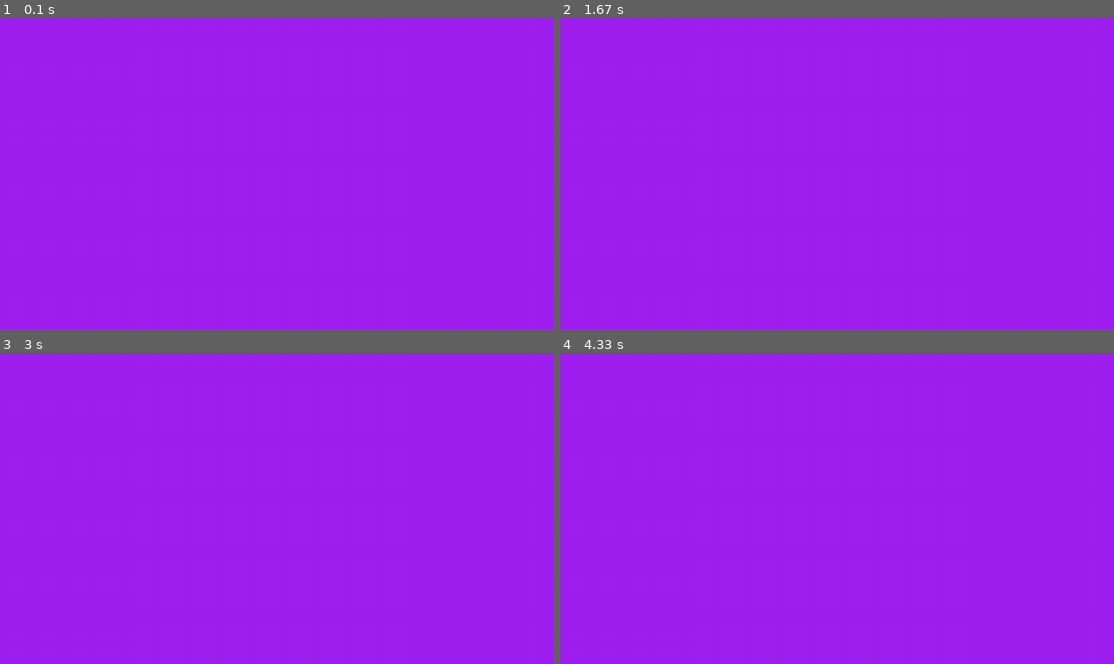
Above: before the commit, frames 1-4 (two rows, left to right).
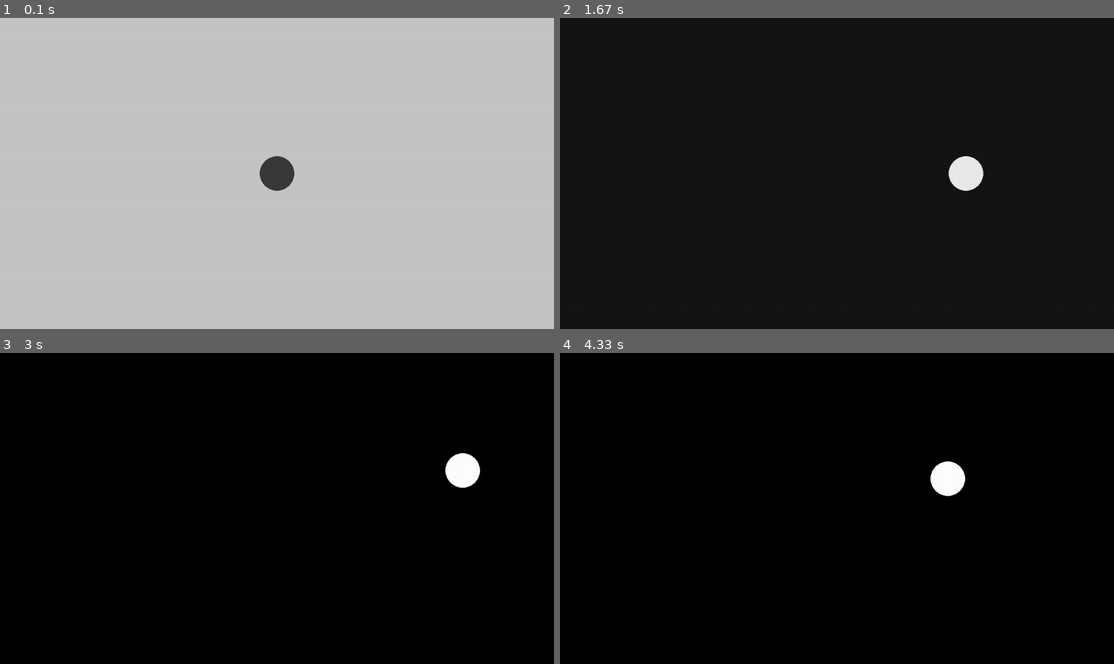
Above: after the commit, the same moments.

Repository: hen43/pygame
Game: pygame game, started from game.py
Same seed, same stepped clock (60 frames per second), same inputs: the game is played once before the commit and once after it.
Inputs:
- Up to frame 1 (0.1 s): no input
- Up to frame 2 (1.67 s): hold Space 0.33-0.8 s; hold D 0.33-0.8 s; tap Space at 0.83 s; hold D 1.17-1.63 s
- Up to frame 3 (3 s): hold W 1.67-1.97 s; hold D 2-2.47 s; hold A from 2.5 s (still down)
- Up to frame 4 (4.33 s): release A at 3.03 s; hold S 3.07-3.37 s; hold A 3.4-3.8 s; hold W 3.83-4.2 s; hold D from 4.23 s (still down)

The runs differ from the first frame. In frame 1, 100% of the frame differs, in the area x 0-100%, y 0-100%; in frame 2, 100%; in frame 3, 100%; in frame 4, 100%.

Commit message:
epic circle

Diff:
--- a/game.py
+++ b/game.py
@@ -1,27 +1,60 @@
 # Example file showing a basic pygame "game loop"
-import pygame
-
+import pygame as p
+import asyncio
 # pygame setup
-pygame.init()
-screen = pygame.display.set_mode((1280, 720))
-clock = pygame.time.Clock()
+p.init()
+screen = p.display.set_mode((1280, 720))
+clock = p.time.Clock()
 running = True
 
+player = p.Vector2(screen.get_width() / 2, screen.get_height() / 2)
+
+p.mixer.music.load('speedOfLight.mp3')
+p.mixer.music.set_volume(0.05)
+p.mixer.music.play()
+
+
+xv = 0
+yv = 0
+f = 255
+
 while running:
-    # poll for events
-    # pygame.QUIT event means the user clicked X to close your window
-    for event in pygame.event.get():
-        if event.type == pygame.QUIT:
+    for event in p.event.get():
+        if event.type == p.QUIT:
             running = False
 
-    # fill the screen with a color to wipe away anything from last frame
-    screen.fill("purple")
+    dt = clock.tick(60) / 1000
 
-    # RENDER YOUR GAME HERE
+    f *= 0.95
 
-    # flip() the display to put your work on screen
-    pygame.display.flip()
+    screen.fill(p.Color(round(f), round(f), round(f)))
 
-    clock.tick(60)  # limits FPS to 60
+    p.draw.circle(screen, (p.Color(round(255 - f), round(255 - f), round(255 - f))), player, 40)
 
-pygame.quit()
+    keys = p.key.get_pressed()
+
+    xv *= 0.95  + (keys[p.K_SPACE] * 0.045)
+    yv *= 0.95  + (keys[p.K_SPACE] * 0.045)
+
+    f += (keys[p.K_SPACE] * 15)
+    if f > 250:
+        f = 250
+
+    yv += (keys[p.K_w] - keys[p.K_s]) * 15 * dt
+    xv += (keys[p.K_a] - keys[p.K_d]) * 15 * dt
+
+    player.y -= yv
+    player.x -= xv
+
+    if player.y > 760:
+        player.y = -40
+    if player.y < -40:
+        player.y = 760
+    if player.x > 1320:
+        player.x = -40
+    if player.x < -40:
+        player.x = 1320
+
+    p.display.flip()
+
+p.quit()
Not shown, added: speedOfLight.mp3
